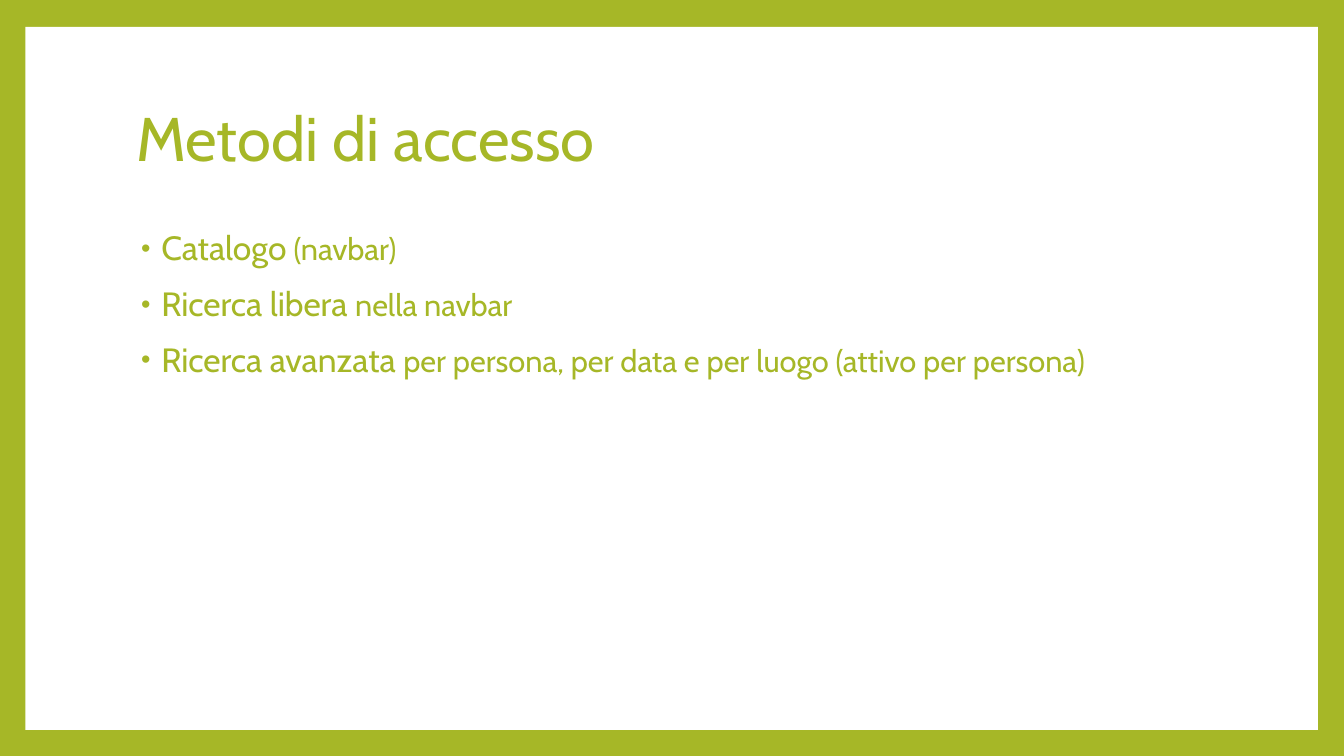
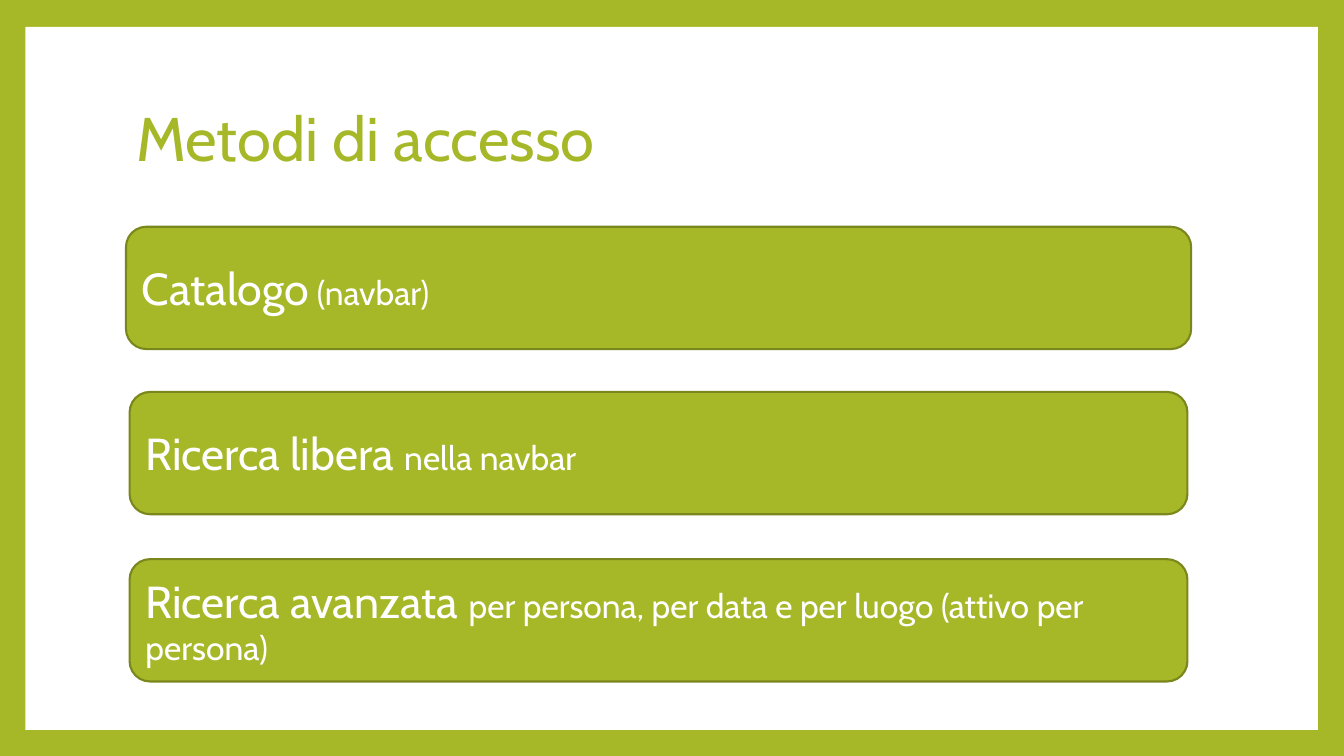
Before and after one commit to chiaradeguio/progetto-dhch, a slide deck: slide 6 of GrandeGuerraPrealpiVicentine.pptx. Drawn at 1344x756 pixels with LibreOffice and Linux fonts; fonts in the diff are those of the drawing. Boxes give left, top, right and bottom in pixels: in the first picture for what was removed or moved away, otherwise in the second. Text is boxed around its words. In the diff, an @@ line names an element or a change of style, - is before the commit and + after.

```diff
--- a/GrandeGuerraPrealpiVicentine.pptx
+++ b/GrandeGuerraPrealpiVicentine.pptx
@@ rounded rectangle added at (126,227,1192,349), fill #A6B727, outline #7B871D 1.5 pt, 32 pt, text #FFFFFF @@
+Catalogo (navbar)
@@ text in rounded rectangle at (161,234,512,317): paragraphs removed @@
-• Catalogo (navbar)
-• Ricerca libera nella navbar
@@ rounded rectangle added at (130,392,1188,514), fill #A6B727, outline #7B871D 1.5 pt, 32 pt, text #FFFFFF @@
+Ricerca libera nella navbar
@@ rounded rectangle "Ricerca avanzata per persona, per ...": place and size @@
-rounded rectangle "Ricerca avanzata per persona, per ..." at (161,234,1085,379)
+rounded rectangle "Ricerca avanzata per persona, per ..." at (130,560,1188,682)
@@ rounded rectangle "Ricerca avanzata per persona, per ..." at (130,560,1188,682): size 24 to 32 pt in "Ricerca avanzata"; size 22 to 24 pt in "per persona, per data e per luogo ..."; text colour #A6B727 to #FFFFFF; bullet • to none; line spacing 0.9 to 1; less space between paragraphs; vertical alignment top to middle; fill none to #A6B727; outline none to #7B871D 1.5 pt @@
```
Also in this commit, not shown: 1 other slide changed.
